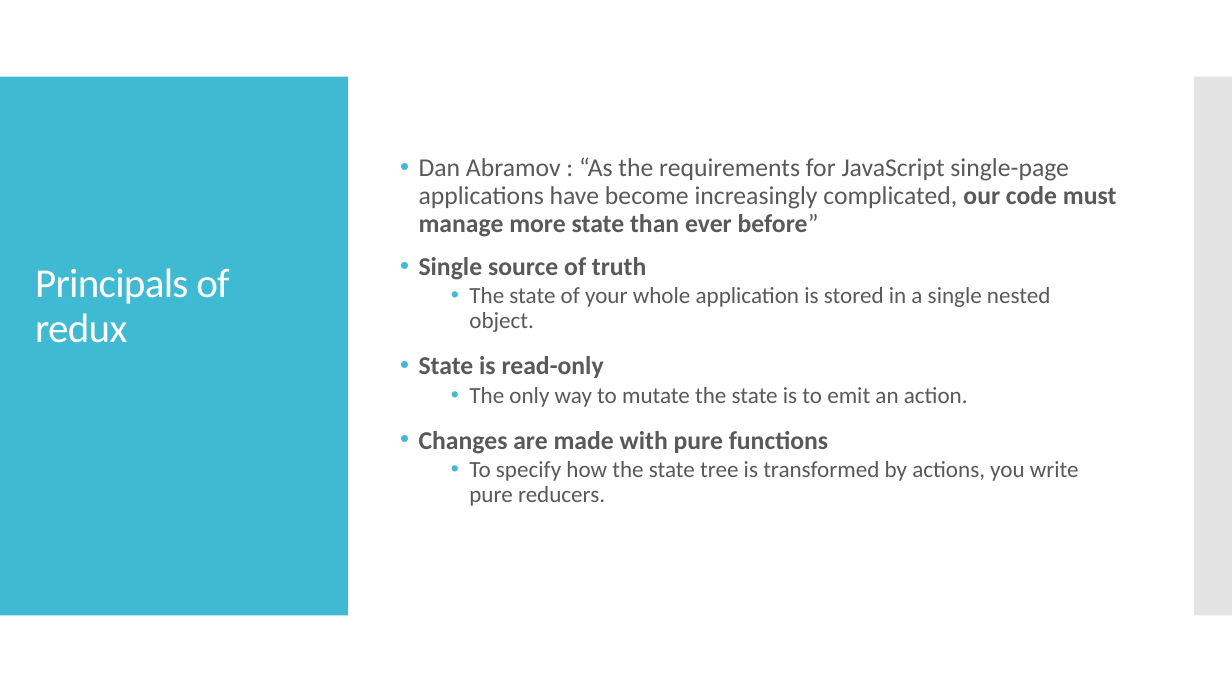
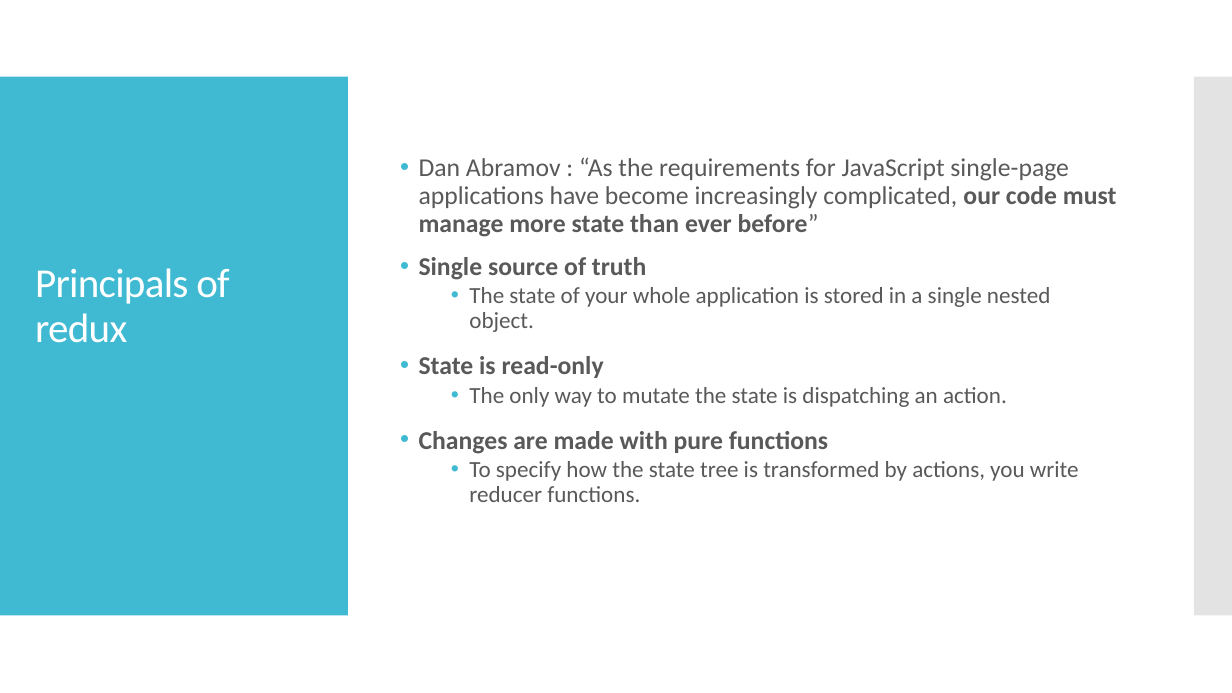
Before and after one commit to tikalk/vanilla-redux-meetup, a slide deck: slide 7 of Vanilla Redux.pptx. Drawn at 1232x693 pixels with LibreOffice and Linux fonts; fonts in the diff are those of the drawing. Boxes give left, top, right and bottom in pixels: in the first picture for what was removed or moved away, otherwise in the second. Text is boxed around its words. In the diff, an @@ line names an element or a change of style, - is before the commit and + after.

```diff
--- a/Vanilla Redux.pptx
+++ b/Vanilla Redux.pptx
@@ text at (469, 387, 1007, 407): text changed @@
-  • The only way to mutate the state is to emit an action.
+  • The only way to mutate the state is dispatching an action.
@@ text at (469, 461, 1079, 502): text changed @@
-  • To specify how the state tree is transformed by actions, you write pure reducers.
+  • To specify how the state tree is transformed by actions, you write reducer functions.
```
Also in this commit, not shown: 7 other slides changed, 1 slide added.
